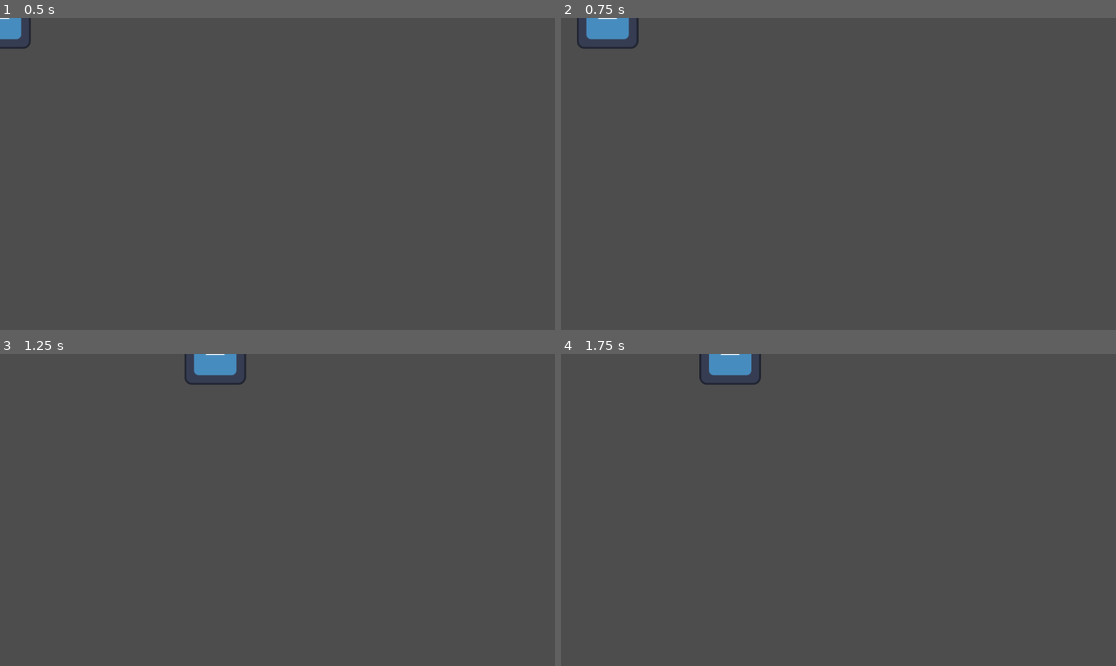
Above: before the commit, frames 1-4 (two rows, left to right).
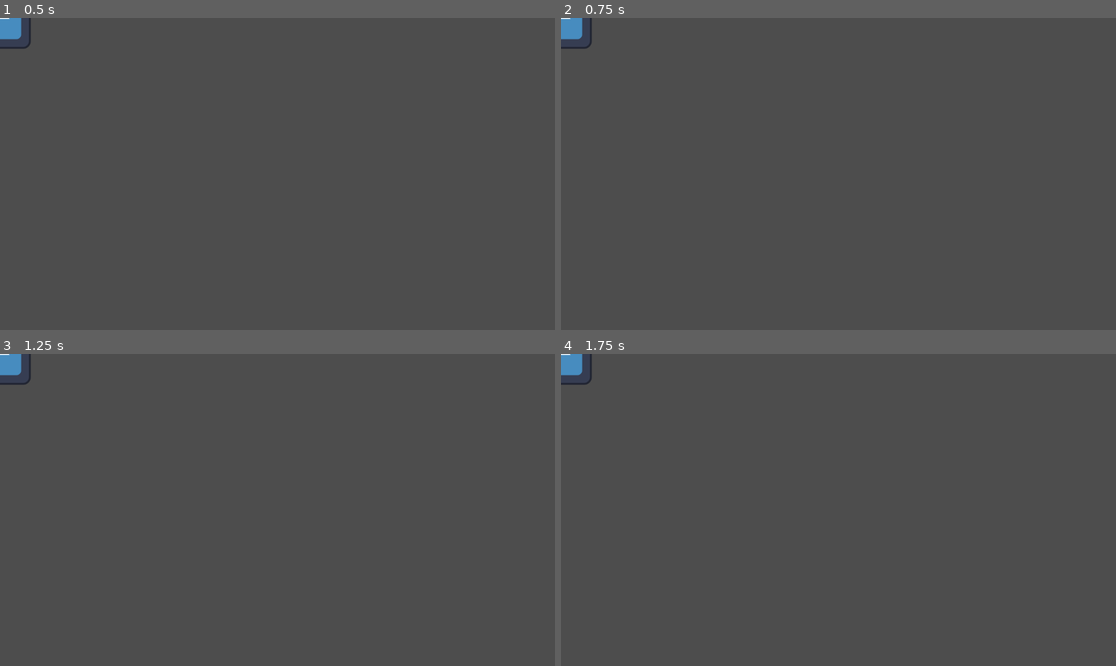
Above: after the commit, the same moments.

Repository: lucasmcclean/metroidvania
Game: Godot game, scene res://agents/player/player.tscn
Two runs of this game, one before a commit and one after it. Both use one fixed random seed, a clock stepped at 60 frames per second and the inputs below. The project has no main scene, so this scene is started directly. The engine's default icon, where the game draws it, is replaced by a stand-in: a white triangle on a blue panel in a dark square.
Inputs:
- Up to frame 1 (0.5 s): no input
- Up to frame 2 (0.75 s): tap Enter at 0.5 s; hold Right (ui_right) from 0.53 s (still down)
- Up to frame 3 (1.25 s): keep holding Right (ui_right)
- Up to frame 4 (1.75 s): release Right (ui_right) at 1.28 s; hold Left (ui_left) from 1.28 s (still down)

Frame 1 is identical in both runs. In frame 2, 0.9% of the frame differs, in the area x 0-15%, y 0-10%; in frame 3, 1.0%; in frame 4, 1.0%, in the area x 0-37%, y 0-10%.

Commit message:
Added control variable

Diff:
--- a/agents/player/player.gd
+++ b/agents/player/player.gd
@@ -6,8 +6,14 @@
 @onready var sprite := $Sprite2D as Sprite2D
 @onready var collision := $CollisionShape2D as CollisionShape2D
 
+var has_control:bool = false
+
 func handle_input(delta: float) -> void:
-	var input_direction := Input.get_axis("ui_left", "ui_right")
+	var input_direction:float
+	if has_control:
+		input_direction = Input.get_axis("ui_left", "ui_right")
+	else:
+		input_direction = 0
 	if input_direction != 0:
 		velocity.x += input_direction * ACCELERATION * delta
 		velocity.x = clamp(velocity.x, -MAX_WALKING_SPEED, MAX_WALKING_SPEED)
